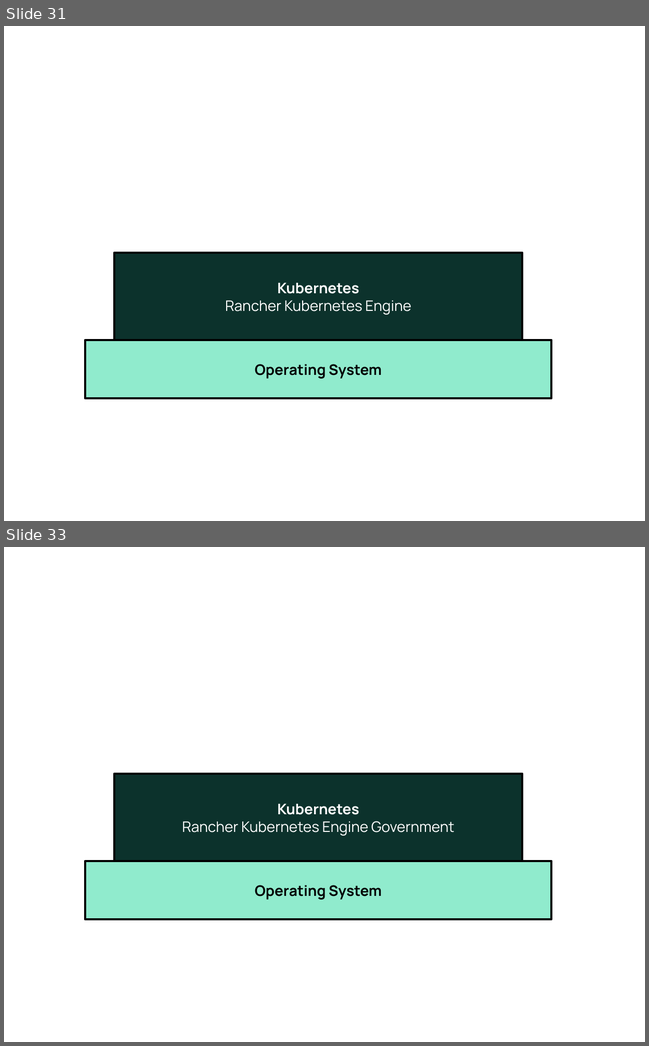
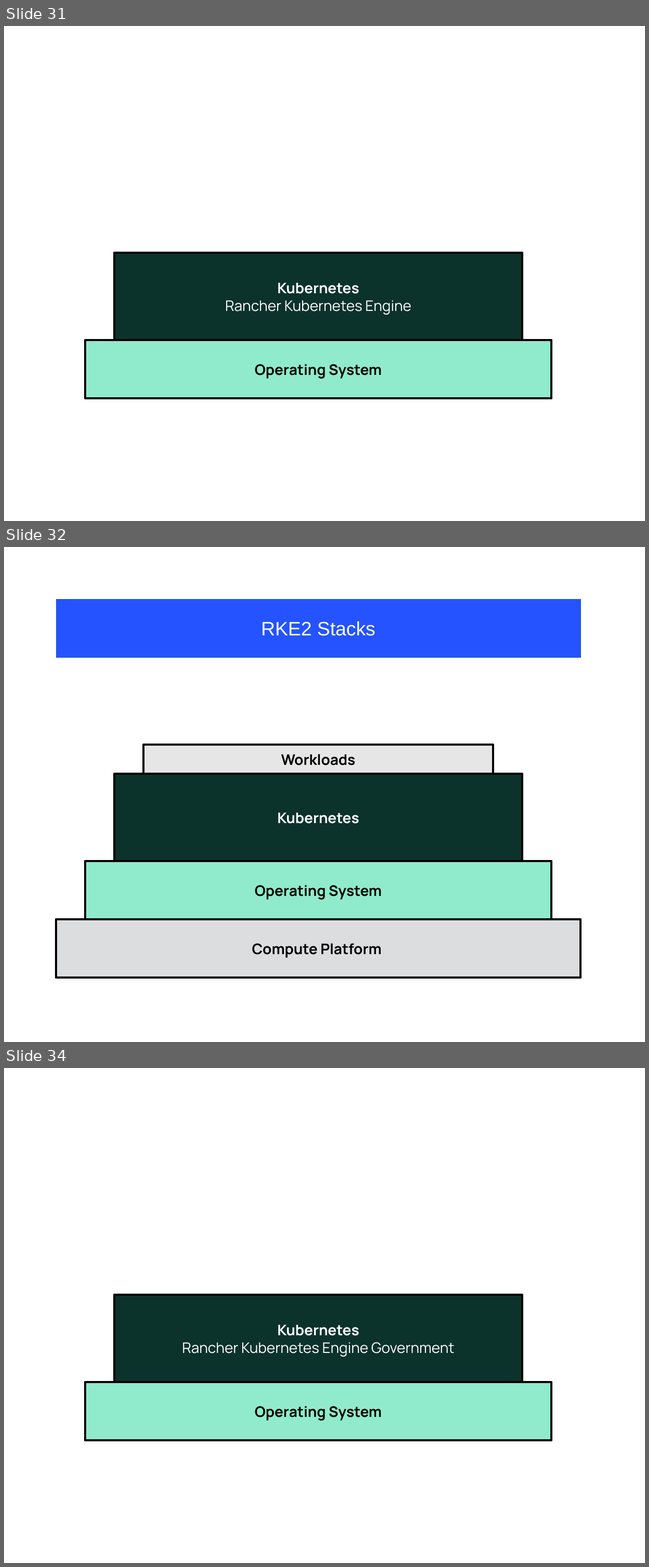
Before and after one commit to gogbac/RancherDocsRep1, a slide deck: media/src/Figure-Source.odp. Shown one above the other, each under a label of ours: slides 31 and 33 before the commit, slides 31, 32 and 34 after it; the slides between them are not shown. The pictures are 649x1046 and 649x1567 pixels, drawn with LibreOffice and Linux fonts; fonts in the diff are those of the drawing. Boxes give left, top, right and bottom in pixels: in the first picture for what was removed or moved away, otherwise in the second. Text is boxed around its words. In the diff, an @@ line names an element or a change of style, - is before the commit and + after.

```diff
--- a/media/src/Figure-Source.odp
+++ b/media/src/Figure-Source.odp
@@ slide 32 added at box(4, 547, 645, 1042), background #FFFFFF @@
@@ rectangle added at box(56, 599, 580, 657), fill #2453FF, outline #3465A4 0 pt, 24 pt, text #FFFFFF @@
+RKE2 Stacks
@@ rectangle added at box(143, 745, 493, 774), fill #E6E6E6, outline #000000 2.89 pt, 18 pt, text #000000, bold @@
+Workloads
@@ rectangle added at box(114, 774, 522, 861), fill #0C322C, outline #000000 2.89 pt, 18 pt, text #FFFFFF, bold @@
+Kubernetes
@@ rectangle added at box(85, 861, 551, 919), fill #90EBCD, outline #000000 2.89 pt, 18 pt, text #000000, bold @@
+Operating System
@@ rectangle added at box(56, 919, 580, 978), fill #DCDDDE, outline #000000 2.89 pt, 18 pt, text #000000, bold @@
+Compute Platform
@@ what was slide 33 is now slide 34 @@
```
Also in this commit, not shown: 5 other slides added, 4 slides removed, 43 other files.
